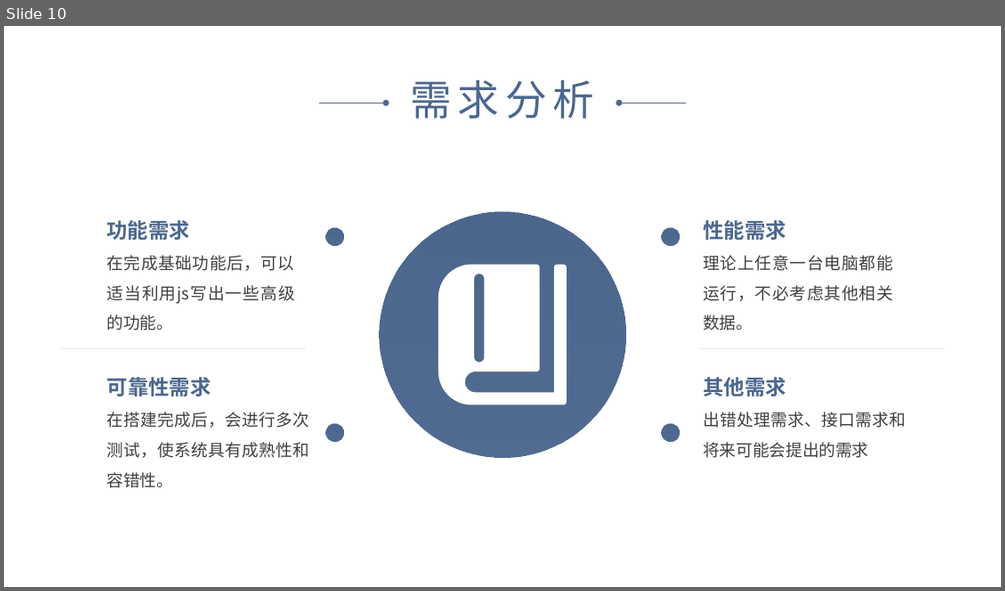
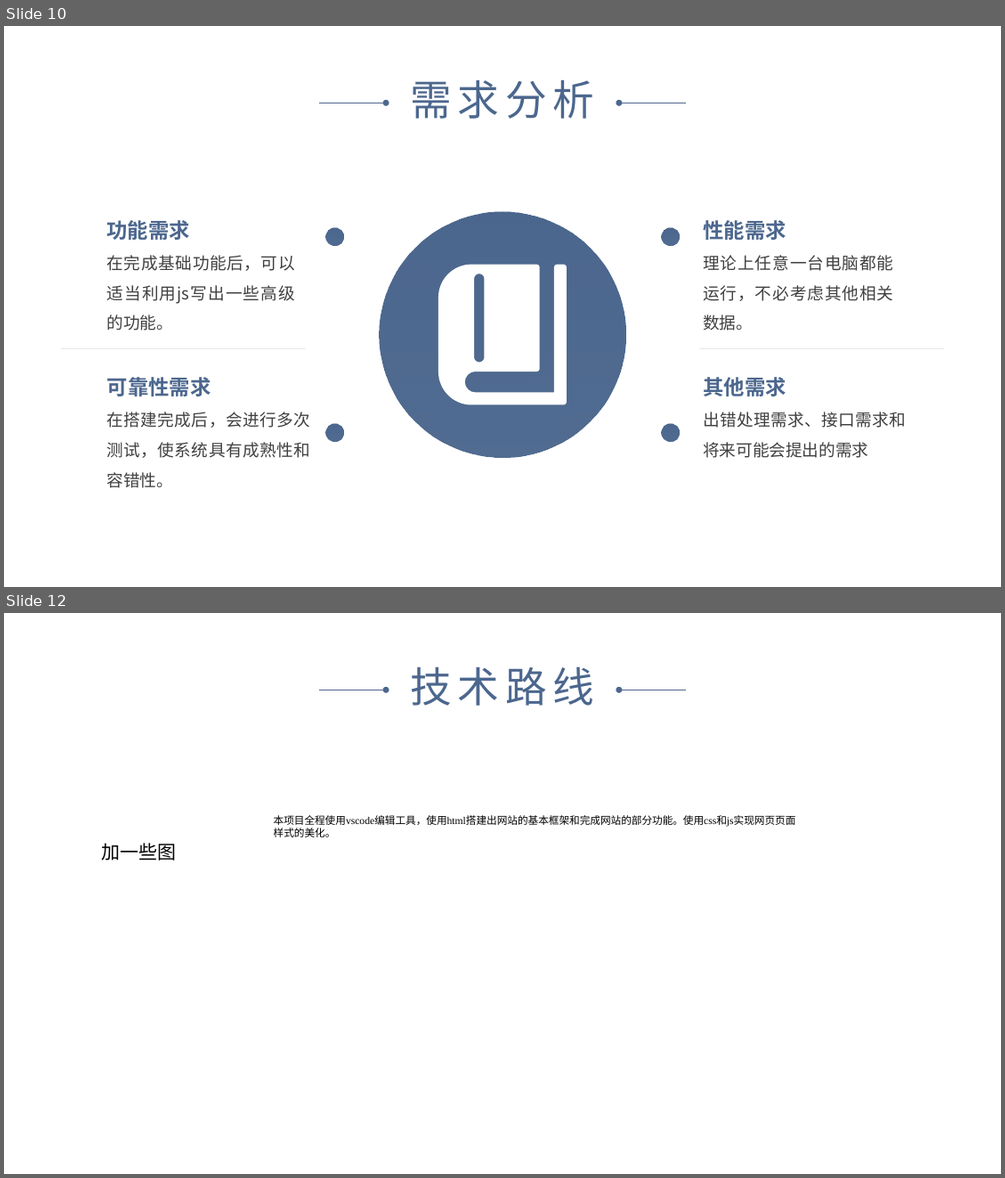
Before and after one commit to myself1528/Course-Design, a slide deck: 1组-高冷man-网络热梗词典.pptx. Shown one above the other, each under a label of ours: slide 10 before the commit, slides 10 and 12 after it; the slides between them are not shown. The pictures are 1005x591 and 1005x1178 pixels, drawn with LibreOffice and Linux fonts; fonts in the diff are those of the drawing. Boxes give left, top, right and bottom in pixels: in the first picture for what was removed or moved away, otherwise in the second. Text is boxed around its words. In the diff, an @@ line names an element or a change of style, - is before the commit and + after.

```diff
--- a/1组-高冷man-网络热梗词典.pptx
+++ b/1组-高冷man-网络热梗词典.pptx
@@ slide 12 added at box(4, 613, 1001, 1174), background #FFFFFF @@
@@ arrow added from (319, 690) to (386, 690), #4C678E 0.5 pt @@
@@ text added at box(410, 666, 594, 706), 40 pt, text #4C678E @@
+技术路线
@@ arrow added from (686, 690) to (619, 690), #4C678E 0.5 pt @@
@@ text added at box(274, 815, 796, 837), 10 pt, text #000000 @@
+本项目全程使用vscode编辑工具，使用html搭建出网站的基本框架和完成网站的部分功能。使用css和js实现网页页面样式的美化。
@@ text added at box(102, 843, 177, 860), 18 pt, text #000000 @@
+加一些图
```
Also in this commit, not shown: 5 slides changed, 12 other slides added, 1 other file.
